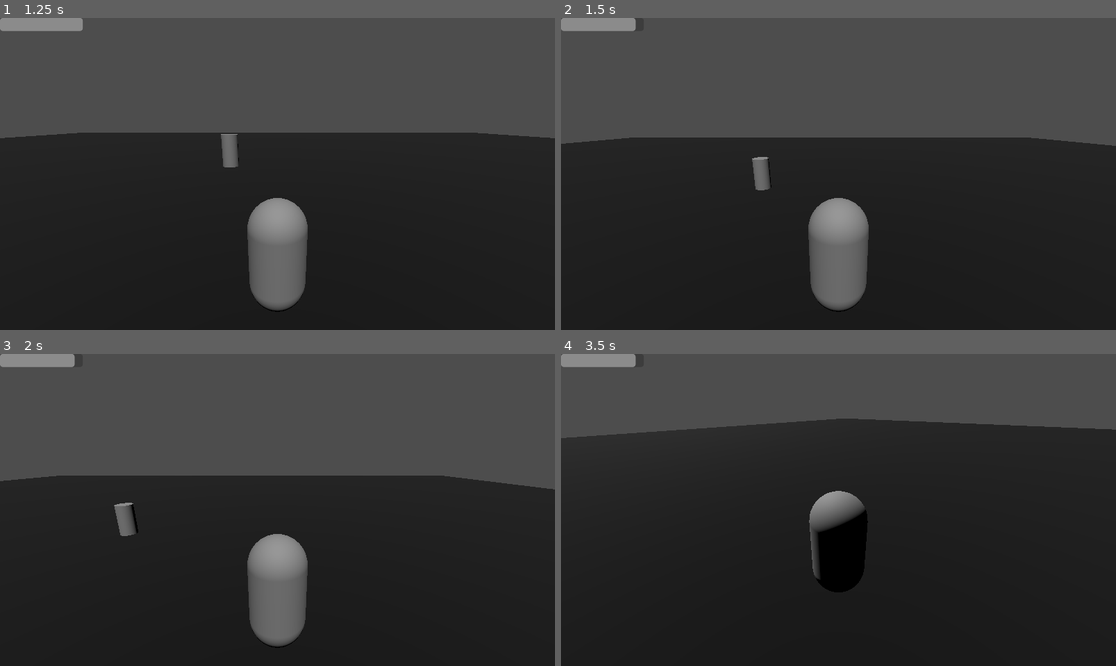
Above: before the commit, frames 1-4 (two rows, left to right).
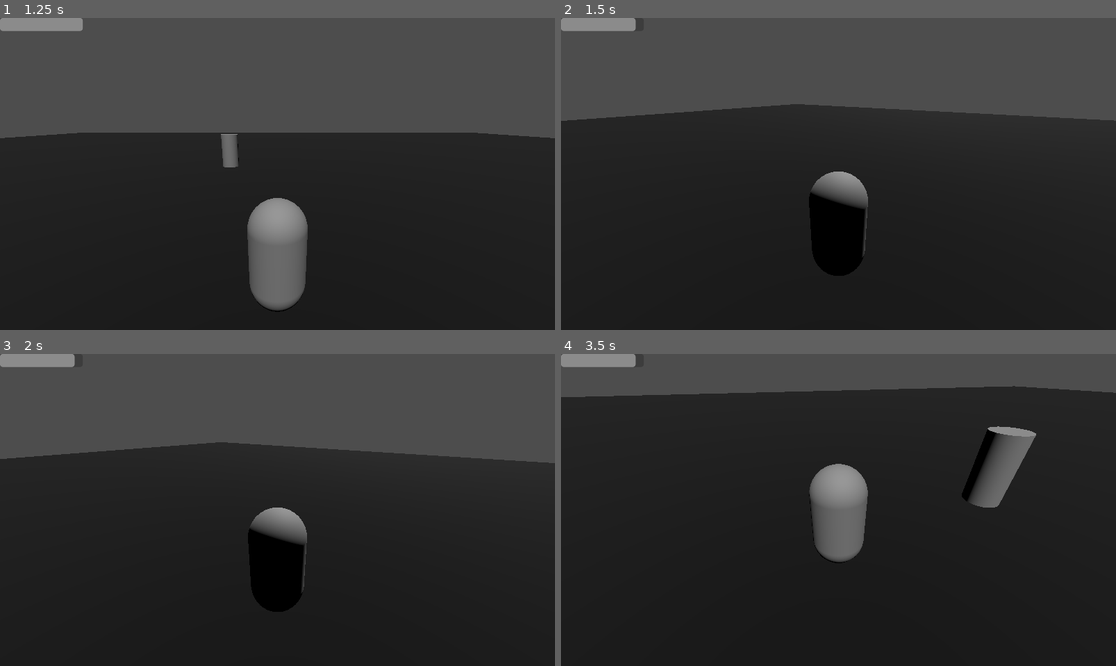
Above: after the commit, the same moments.

Repository: MikaelVV/Allmighty
Game: Godot game, scene res://Scenes/MainMenu.tscn
Same seed, same stepped clock (60 frames per second), same inputs: the game is played once before the commit and once after it.
Inputs (mouse positions are in pixels of both pictures, inside the frame that each line leads up to):
- Up to frame 1 (1.25 s): click "Start Game" at 0.5 s
- Up to frame 2 (1.5 s): tap Enter (ui_accept) at 1.25 s; move the mouse to (960, 158) at 1.27 s; hold D (move_right) from 1.28 s (still down); click (960, 158) at 1.42 s
- Up to frame 3 (2 s): keep holding D (move_right); tap Enter (ui_accept) at 1.52 s
- Up to frame 4 (3.5 s): move the mouse to (810, 510) at 2.02 s; release D (move_right) at 2.03 s; hold W (move_forward) from 2.03 s (still down); tap Enter (ui_accept) at 2.27 s; move the mouse to (849, 503) at 2.77 s

Frame 1 is identical in both runs. In frame 2, 13% of the frame differs, in the area x 0-100%, y 27-95%; in frame 3, 13%; in frame 4, 16%, in the area x 0-100%, y 10-77%.

Commit message:
Pause menu on toistaiseksi valmis

Diff:
--- a/Scripts/MainMenuController.gd
+++ b/Scripts/MainMenuController.gd
@@ -11,6 +11,7 @@
 
 
 func _on_pressed():
+	Input.set_mouse_mode(Input.MOUSE_MODE_CAPTURED)
 	get_tree().change_scene_to_file("res://Scenes/main.tscn")
 
 
--- a/Scripts/PauseMenuController.gd
+++ b/Scripts/PauseMenuController.gd
@@ -1,10 +1,14 @@
 extends Node
 
+@onready var pause_menu := $"."
 
 
 func _on_return_to_main_menu_pressed() -> void:
+	get_tree().paused = false
 	get_tree().change_scene_to_file("res://Scenes/MainMenu.tscn")
 
 
 func _on_resume_game_pressed() -> void:
-	pass
+	Input.set_mouse_mode(Input.MOUSE_MODE_CAPTURED)
+	get_tree().paused = false
+	pause_menu.hide()
